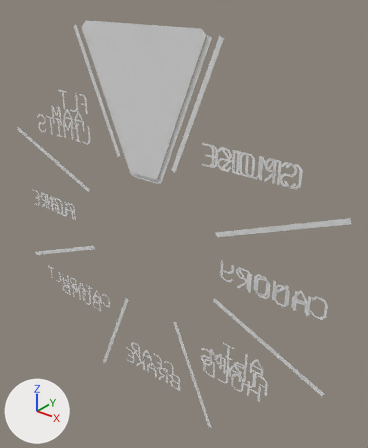
What one commit did to the FBX model SF-1/Models/MFD/MFD.fbx.
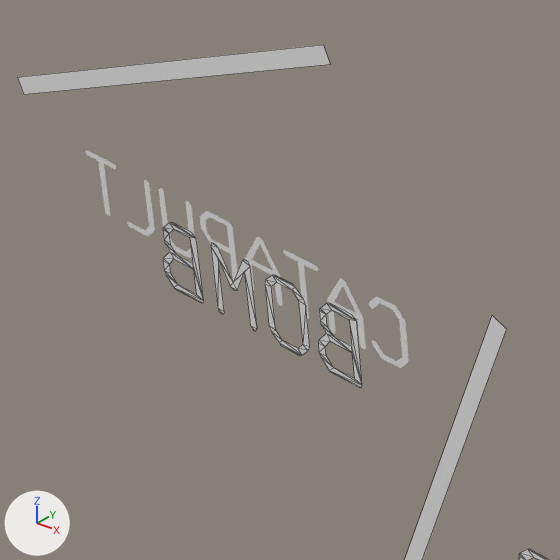
Each version is shown whole from a 50 mm camera at (0.771, -0.306, 2.221) aimed at (0.506, 0.026, 2.016), then close up on the part from 9% to 38% of the width and 53% to 77% of the height. Every picture has the same lights, and +X, +Y and +Z are marked at lower left. The close-ups show mesh edges as thin lines. Where no turn or scale is listed for an object, it has been applied to the vertices.

In view in the first close-up: 'MFD_BOMB', 'MFD_CATAPULT', 'StickDisplay'.
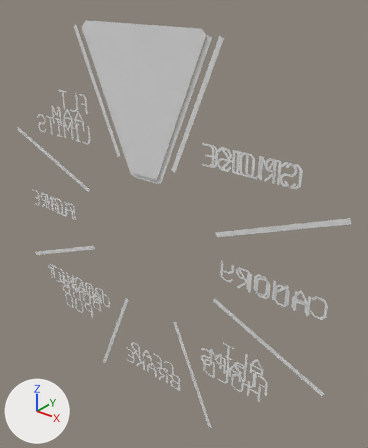
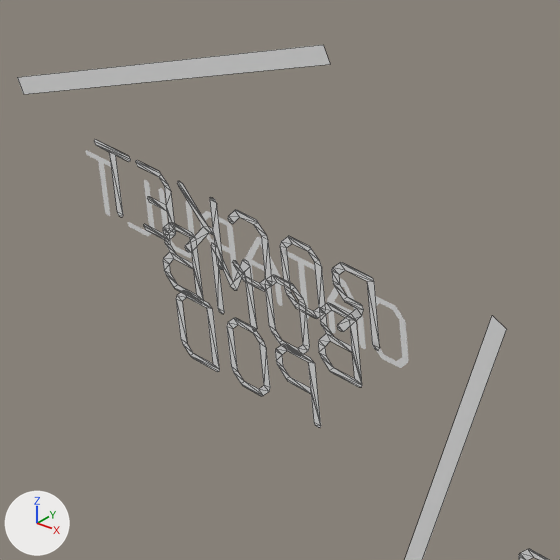
Boxes [x1, y1, x2, y2] around the edits, measured in the close-ups (560 x 560 px):
'MFD_ROCKETPOD', added: after [94, 140, 380, 428]

What changed in the scene script:
```text
Add me_text_014:
    me_text_014.from_pydata(...)  # 249 vertices, 239 faces; spans x -0.1583..-0.0676, y 0.0, z -0.1282..-0.0806
Add ob_mfd_rocketpod:
    ob_mfd_rocketpod = bpy.data.objects.new('MFD_ROCKETPOD', me_text_014)
    ob_mfd_rocketpod.location = (0.483, 0.0, 2.0)
```
